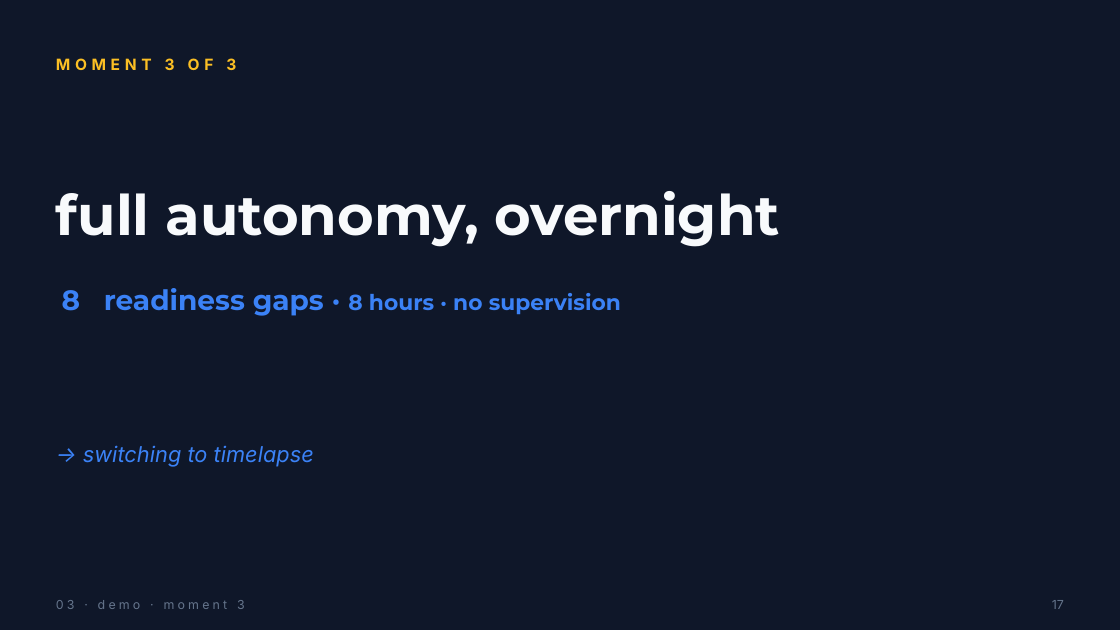
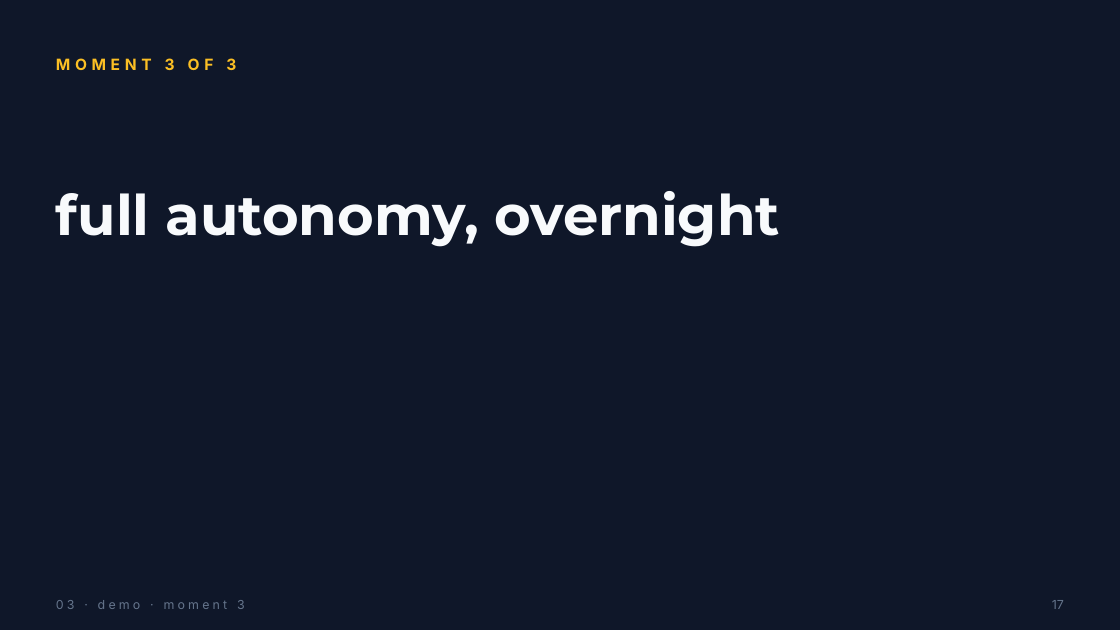
Before and after one commit to Bmbsolution/genai-demo, a slide deck: slide 17 of orchestrer-intelligence-gatherly.pptx. Drawn at 1120x630 pixels with LibreOffice and Linux fonts; fonts in the diff are those of the drawing. Boxes give left, top, right and bottom in pixels: in the first picture for what was removed or moved away, otherwise in the second. Text is boxed around its words. In the diff, an @@ line names an element or a change of style, - is before the commit and + after.

Commit message:
update the powerpoint

```diff
--- a/orchestrer-intelligence-gatherly.pptx
+++ b/orchestrer-intelligence-gatherly.pptx
@@ text removed at [62, 288, 621, 316] @@
-8 readiness gaps · 8 hours · no supervision
@@ text removed at [83, 445, 314, 467] @@
-→ switching to timelapse
```
Also in this commit, not shown: 11 other slides changed, 2 slides removed, 1 other file.
